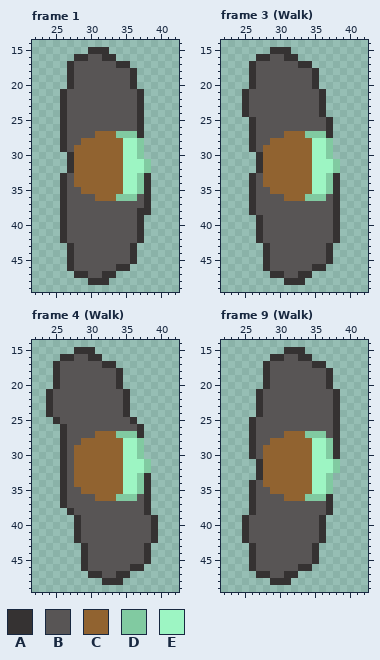
Two versions of one pixel-art file, Assets/Sprites/PlsWorkOnThisMore.ase. That is the earlier state.
64x64 pixels, 13 frames. Shown: frame 1: x 22..42, y 14..49; frame 3 (Walk): x 22..42, y 14..49; frame 4 (Walk): x 22..42, y 14..49; frame 9 (Walk): x 22..42, y 14..49. The commit also changed other frames, which this record leaves out.
Visible layers, top first: "Layer 1", "Pookie".
Palette (. is transparent): A #353232  B #585555  C #916330  D #81caa1  E #9df5c3
Pixels before, frame 1, first column x 26:
15 ....AAA......
16 ..AABBAA.....
17 .ABBBBBBAA...
18 .ABBBBBBBBA..
19 .ABBBBBBBBA..
20 .ABBBBBBBBA..
21 ABBBBBBBBBBA.
22 ABBBBBBBBBBA.
23 ABBBBBBBBBBA.
24 ABBBBBBBBBBA.
25 ABBBBBBBBBBA.
26 ABBBBBBBBBBA.
27 ABBBBCCCDDDA.
28 ABBCCCCCCEED.
29 ABCCCCCCCEED.
30 .ACCCCCCCEED.
31 .ACCCCCCCEEED
32 .ACCCCCCCEEED
33 ABCCCCCCCEEDA
34 ABCCCCCCCEEDA
35 ABBCCCCCCEEDA
36 ABBBBCCCDDDBA
37 ABBBBBBBBBBBA
38 ABBBBBBBBBBAA
39 ABBBBBBBBBBA.
40 ABBBBBBBBBBA.
41 ABBBBBBBBBBA.
42 ABBBBBBBBBBA.
43 .ABBBBBBBBA..
44 .ABBBBBBBBA..
45 .ABBBBBBBBA..
46 .ABBBBBBAA...
47 ..AABBAA.....
48 ....AAA......
Pixels before, frame 3 (Walk), first column x 25:
15 ....AAA.......
16 ..AABBAA......
17 .ABBBBBBAA....
18 .ABBBBBBBBA...
19 .ABBBBBBBBA...
20 .ABBBBBBBBA...
21 ABBBBBBBBBBA..
22 ABBBBBBBBBBA..
23 ABBBBBBBBBBA..
24 ABBBBBBBBBBA..
25 .ABBBBBBBBBBA.
26 .ABBBBBBBBBBA.
27 .ABBBBCCCDDDA.
28 .ABBCCCCCCEED.
29 .ABCCCCCCCEED.
30 ..ACCCCCCCEED.
31 ..ACCCCCCCEEED
32 ..ACCCCCCCEEED
33 .ABCCCCCCCEEDA
34 .ABCCCCCCCEEDA
35 .ABBCCCCCCEEDA
36 .ABBBBCCCDDDBA
37 .ABBBBBBBBBBBA
38 .ABBBBBBBBBBBA
39 ..ABBBBBBBBBBA
40 ..ABBBBBBBBBBA
41 ..ABBBBBBBBBBA
42 ..ABBBBBBBBBBA
43 ...ABBBBBBBBA.
44 ...ABBBBBBBBA.
45 ...ABBBBBBBBA.
46 ...ABBBBBBAA..
47 ....AABBAA....
48 ......AAA.....
Pixels before, frame 4 (Walk), first column x 24:
15 ....AAA.........
16 ..AABBAA........
17 .ABBBBBBAA......
18 .ABBBBBBBBA.....
19 .ABBBBBBBBA.....
20 .ABBBBBBBBA.....
21 ABBBBBBBBBBA....
22 ABBBBBBBBBBA....
23 ABBBBBBBBBBA....
24 ABBBBBBBBBBA....
25 .ABBBBBBBBBBA...
26 ..ABBBBBBBBBBA..
27 ..ABBBBCCCDDDA..
28 ..ABBCCCCCCEED..
29 ..ABCCCCCCCEED..
30 ..ABCCCCCCCEED..
31 ..ABCCCCCCCEEED.
32 ..ABCCCCCCCEEED.
33 ..ABCCCCCCCEEDA.
34 ..ABCCCCCCCEEDA.
35 ..ABBCCCCCCEEDA.
36 ..ABBBBCCCDDDBA.
37 ..ABBBBBBBBBBBA.
38 ...ABBBBBBBBBBA.
39 ....ABBBBBBBBBBA
40 ....ABBBBBBBBBBA
41 ....ABBBBBBBBBBA
42 ....ABBBBBBBBBBA
43 .....ABBBBBBBBA.
44 .....ABBBBBBBBA.
45 .....ABBBBBBBBA.
46 .....ABBBBBBAA..
47 ......AABBAA....
48 ........AAA.....
Pixels before, frame 9 (Walk), first column x 25:
15 ......AAA.....
16 ....AABBAA....
17 ...ABBBBBBAA..
18 ...ABBBBBBBBA.
19 ...ABBBBBBBBA.
20 ...ABBBBBBBBA.
21 ..ABBBBBBBBBBA
22 ..ABBBBBBBBBBA
23 ..ABBBBBBBBBBA
24 ..ABBBBBBBBBBA
25 .ABBBBBBBBBBBA
26 .ABBBBBBBBBBBA
27 .ABBBBCCCDDDBA
28 .ABBCCCCCCEEDA
29 .ABCCCCCCCEEDA
30 .ABCCCCCCCEEDA
31 ..ACCCCCCCEEED
32 ..ACCCCCCCEEED
33 ..ACCCCCCCEED.
34 .ABCCCCCCCEED.
35 .ABBCCCCCCEED.
36 .ABBBBCCCDDDA.
37 .ABBBBBBBBBBA.
38 .ABBBBBBBBBBA.
39 ABBBBBBBBBBA..
40 ABBBBBBBBBBA..
41 ABBBBBBBBBBA..
42 ABBBBBBBBBBA..
43 .ABBBBBBBBA...
44 .ABBBBBBBBA...
45 .ABBBBBBBBA...
46 .ABBBBBBAA....
47 ..AABBAA......
48 ....AAA.......
After:
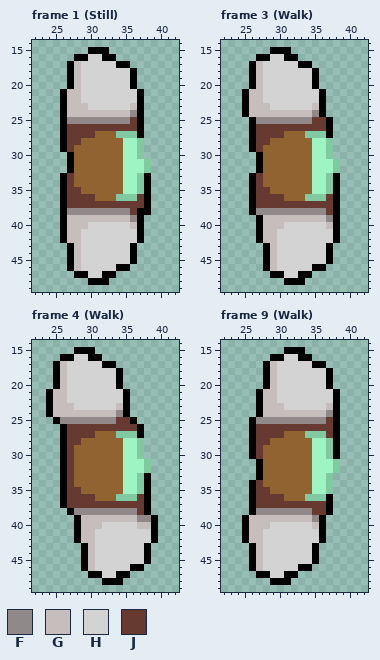
Colours new in this view: F #918989  G #c6bdbd  H #d3d3d3  J #663931
Edits made:
colour A: #353232 -> #000000
Frame 1 (Still), layer "Pookie":
y 16: x 30..31 BB -> HH
y 17: x 28..33 BBBBBB -> GHHHHH
y 18..20: x 28..35 BBBBBBBB -> GHHHHHHH
y 21..22: x 27..36 BBBBBBBBBB -> GGHHHHHHHH
y 23: x 27..36 BBBBBBBBBB -> GGGHHHHHHG
y 24: x 27..36 BBBBBBBBBB -> GGGGGGGGGF
y 25: x 27..36 BBBBBBBBBB -> FFFFFFFFFJ
y 26: x 27..36 BBBBBBBBBB -> JJJJJJJJJJ
y 27: x 27..30 BBBB -> JJJJ
y 28: x 27..28 BB -> JJ
y 29: x 27 B -> J
y 33..34: x 27 B -> J
y 35: x 27..28 BB -> JJ
y 36: x 27..30 BBBB -> JJJJ; x 37 B -> J
y 37: x 27..37 BBBBBBBBBBB -> JJJJJJJJJJJ
y 38: x 27..36 BBBBBBBBBB -> FFFFFFFFFJ
y 39: x 27..36 BBBBBBBBBB -> GGGGGGGGGF
y 40: x 27..36 BBBBBBBBBB -> GGGHHHHHHG
y 41..42: x 27..36 BBBBBBBBBB -> GGHHHHHHHH
y 43..45: x 28..35 BBBBBBBB -> GHHHHHHH
y 46: x 28..33 BBBBBB -> GHHHHH
y 47: x 30..31 BB -> HH
Frame 3 (Walk), layer "Pookie":
y 16: x 29..30 BB -> HH
y 17: x 27..32 BBBBBB -> GHHHHH
y 18..20: x 27..34 BBBBBBBB -> GHHHHHHH
y 21..22: x 26..35 BBBBBBBBBB -> GGHHHHHHHH
y 23: x 26..35 BBBBBBBBBB -> GGGHHHHHHG
y 24: x 26..35 BBBBBBBBBB -> GGGGGGGGGF
y 25: x 27..36 BBBBBBBBBB -> FFFFFFFFJJ
y 26: x 27..36 BBBBBBBBBB -> JJJJJJJJJJ
y 27: x 27..30 BBBB -> JJJJ
y 28: x 27..28 BB -> JJ
y 29: x 27 B -> J
y 33..34: x 27 B -> J
y 35: x 27..28 BB -> JJ
y 36: x 27..30 BBBB -> JJJJ; x 37 B -> J
y 37: x 27..37 BBBBBBBBBBB -> JJJJJJJJJJJ
y 38: x 27..37 BBBBBBBBBBB -> FFFFFFFFFFJ
y 39: x 28..37 BBBBBBBBBB -> GGGGGGGGGF
y 40: x 28..37 BBBBBBBBBB -> GGGHHHHHHG
y 41..42: x 28..37 BBBBBBBBBB -> GGHHHHHHHH
y 43..45: x 29..36 BBBBBBBB -> GHHHHHHH
y 46: x 29..34 BBBBBB -> GHHHHH
y 47: x 31..32 BB -> HH
Frame 4 (Walk), layer "Pookie":
y 16: x 28..29 BB -> HH
y 17: x 26..31 BBBBBB -> GHHHHH
y 18..20: x 26..33 BBBBBBBB -> GHHHHHHH
y 21..22: x 25..34 BBBBBBBBBB -> GGHHHHHHHH
y 23: x 25..34 BBBBBBBBBB -> GGGHHHHHHG
y 24: x 25..34 BBBBBBBBBB -> GGGGGGGGGF
y 25: x 26..35 BBBBBBBBBB -> FFFFFFFFJJ
y 26: x 27..36 BBBBBBBBBB -> JJJJJJJJJJ
y 27: x 27..30 BBBB -> JJJJ
y 28: x 27..28 BB -> JJ
y 29..34: x 27 B -> J
y 35: x 27..28 BB -> JJ
y 36: x 27..30 BBBB -> JJJJ; x 37 B -> J
y 37: x 27..37 BBBBBBBBBBB -> JJJJJJJJJJJ
y 38: x 28..37 BBBBBBBBBB -> FFFFFFFFFJ
y 39: x 29..38 BBBBBBBBBB -> GGGGGGGGFF
y 40: x 29..38 BBBBBBBBBB -> GGGHHHHHGG
y 41..42: x 29..38 BBBBBBBBBB -> GGHHHHHHHH
y 43..45: x 30..37 BBBBBBBB -> GHHHHHHH
y 46: x 30..35 BBBBBB -> GHHHHH
y 47: x 32..33 BB -> HH
Frame 9 (Walk), layer "Pookie":
y 16: x 31..32 BB -> HH
y 17: x 29..34 BBBBBB -> GHHHHH
y 18..20: x 29..36 BBBBBBBB -> GHHHHHHH
y 21..22: x 28..37 BBBBBBBBBB -> GGHHHHHHHH
y 23: x 28..37 BBBBBBBBBB -> GGGHHHHHHG
y 24: x 28..37 BBBBBBBBBB -> GGGGGGGGGF
y 25: x 27..37 BBBBBBBBBBB -> FFFFFFFFFFJ
y 26: x 27..37 BBBBBBBBBBB -> JJJJJJJJJJJ
y 27: x 27..30 BBBB -> JJJJ; x 37 B -> J
y 28: x 27..28 BB -> JJ
y 29..30: x 27 B -> J
y 34: x 27 B -> J
y 35: x 27..28 BB -> JJ
y 36: x 27..30 BBBB -> JJJJ
y 37: x 27..36 BBBBBBBBBB -> JJJJJJJJJJ
y 38: x 27..36 BBBBBBBBBB -> FFFFFFFFJJ
y 39: x 26..35 BBBBBBBBBB -> GGGGGGGGGF
y 40: x 26..35 BBBBBBBBBB -> GGGHHHHHHG
y 41..42: x 26..35 BBBBBBBBBB -> GGHHHHHHHH
y 43..45: x 27..34 BBBBBBBB -> GHHHHHHH
y 46: x 27..32 BBBBBB -> GHHHHH
y 47: x 29..30 BB -> HH
Where, in picture pixels (left, top, right, bottom), the same in both pictures:
changed: (60, 47, 151, 285)
changed: (242, 47, 340, 285)
changed: (46, 347, 158, 585)
changed: (242, 347, 340, 585)
